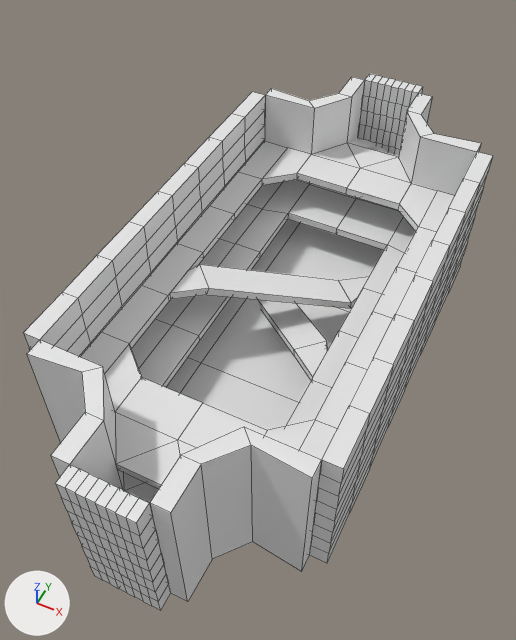
Before and after pictures for a commit that changed the FBX model Assets/Models/MP_Level2-UV-Fix.fbx.
The view is the same before and after, from a camera (50 mm lens) standing at (45.5, -104.4, 134.9) and looking at (-1.6, -10.1, 17.1). The lights are fixed; the arrows at lower left show +X, +Y and +Z. Mesh edges are drawn as thin lines on the coarser meshes. Where no turn or scale is listed for an object, it has been applied to the vertices.

Names of what the first picture shows: '1st_Floor', '2nd_floor', '3rd_floor', 'Back_Center_Wall', 'Back_Left_Wall', 'Back_Right_Wall', 'Front_Center_Wall', 'Front_Left_Wall', 'Front_Right_Wall', 'Left_Wall', 'Right_Wall', 'Upper_Ramp'.
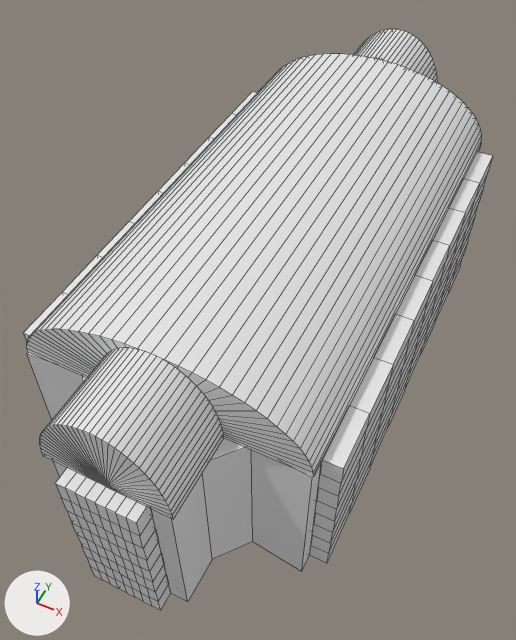
Patch to the scene script:
```diff
--- a/Assets/Models/MP_Level2-UV-Fix.fbx.py
+++ b/Assets/Models/MP_Level2-UV-Fix.fbx.py
@@ me_mesh_1 @@
+me_mesh_1.from_pydata(...)  # 76 vertices, 76 faces; spans x -12.1..12.1, y 50.0..66.0, z 35.0..50.1
@@ me_mesh_002_1 @@
+me_mesh_002_1.from_pydata(...)  # 76 vertices, 108 faces; spans x -28.0..28.0, y -50.0..50.0, z 35.0..50.0
@@ me_mesh_001_1 @@
+me_mesh_001_1.from_pydata(...)  # 76 vertices, 76 faces; spans x -12.1..12.1, y -66.0..-50.0, z 35.0..50.1
@@ ob_roof_front @@
+ob_roof_front = bpy.data.objects.new('Roof_Front', me_mesh_1)
+ob_roof_front.location = (0.0, 0.0, 0.0)
@@ ob_roof_2 @@
+ob_roof_2 = bpy.data.objects.new('Roof_2', me_mesh_002_1)
+ob_roof_2.location = (0.0, 0.0, 0.0)
@@ ob_roof_back @@
+ob_roof_back = bpy.data.objects.new('Roof_Back', me_mesh_001_1)
+ob_roof_back.location = (0.0, 0.0, 0.0)
```

Location of each change, (x1, y1, x2, y2) in pixels of the pictures (516 x 640 px):
'Roof_2', added: after (26, 54, 482, 477)
'Roof_Back', added: after (40, 348, 224, 519)
'Roof_Front', added: after (353, 29, 438, 83)
'3rd_floor', unchanged, covered by the edit: before (81, 141, 454, 489)
'2nd_floor', unchanged, covered by the edit: before (123, 180, 416, 503)
'1st_Floor', unchanged, covered by the edit: before (166, 219, 384, 430)
'Left_Wall', unchanged, covered by the edit: before (24, 92, 265, 357); after (24, 92, 257, 341)
